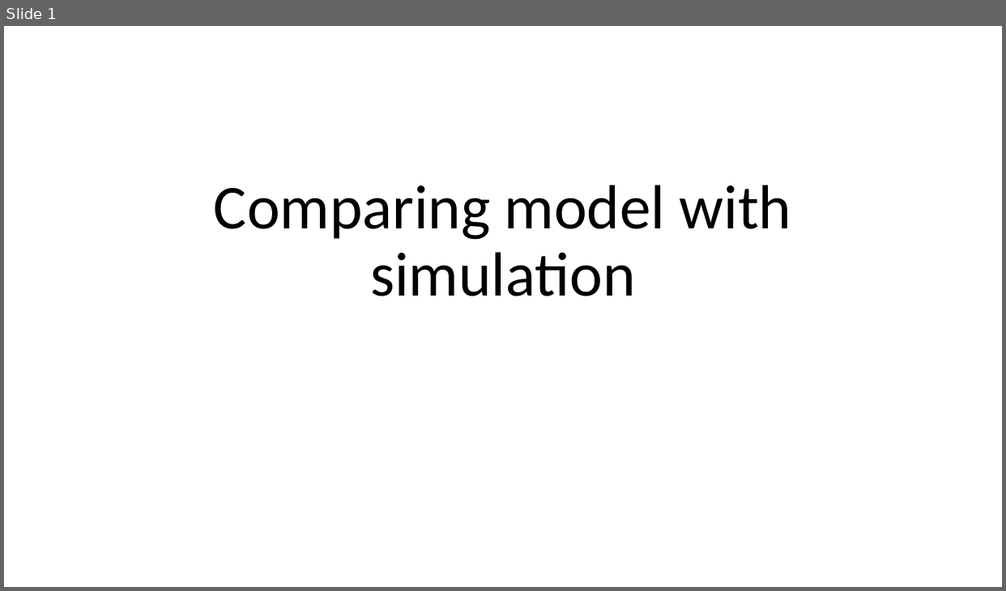
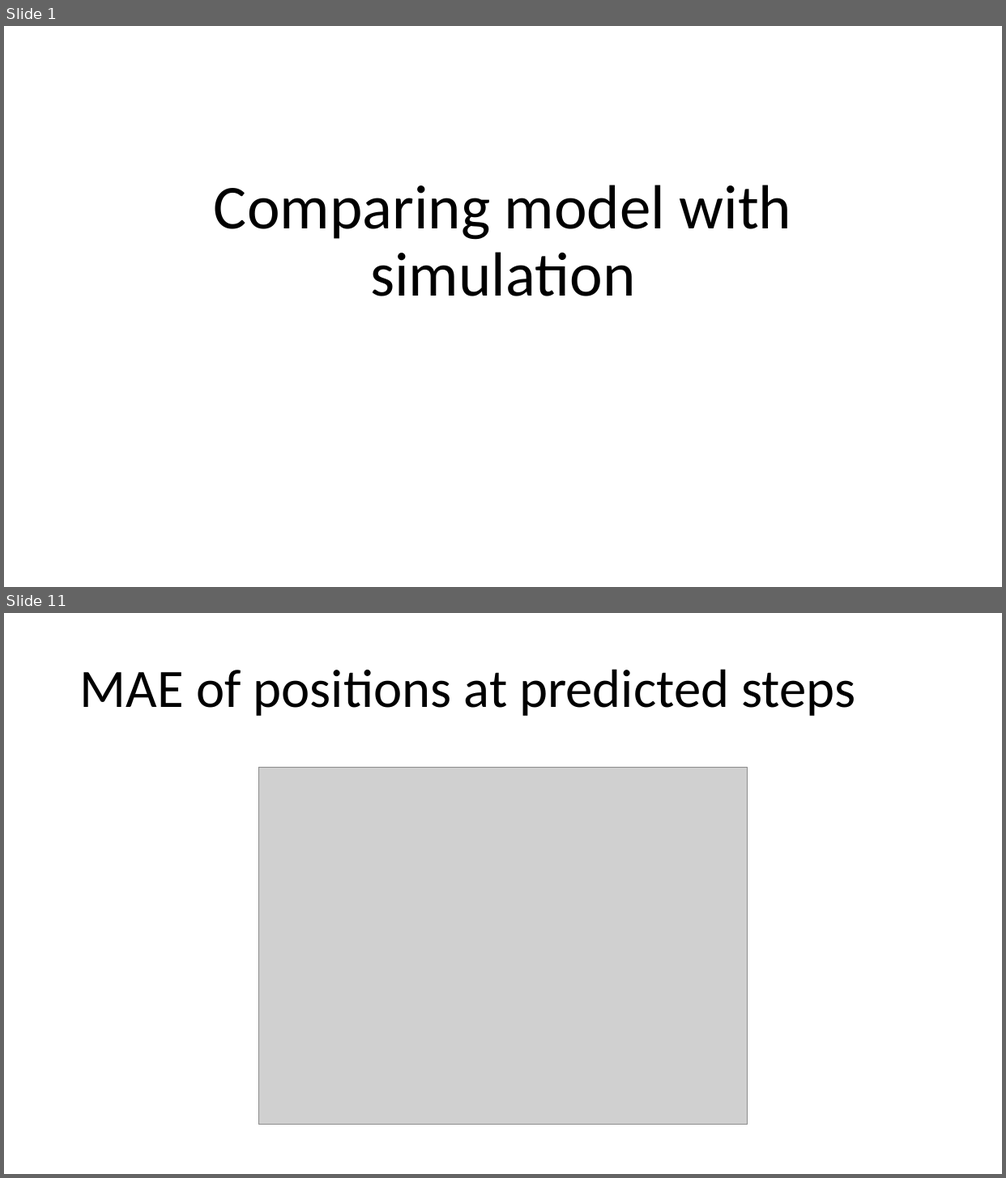
Before and after one commit to BirkDissing/Gemma_group, a slide deck: Master thesis/Meetings/06-03 Comparing model and simulation.pptx. Shown one above the other, each under a label of ours: slide 1 before the commit, slides 1 and 11 after it; the slides between them are not shown. The pictures are 1006x591 and 1006x1178 pixels, drawn with LibreOffice and Linux fonts; fonts in the diff are those of the drawing; grey boxes stand for pictures. Boxes give left, top, right and bottom in pixels: in the first picture for what was removed or moved away, otherwise in the second. Text is boxed around its words. In the diff, an @@ line names an element or a change of style, - is before the commit and + after.

```diff
--- a/Master thesis/Meetings/06-03 Comparing model and simulation.pptx
+++ b/Master thesis/Meetings/06-03 Comparing model and simulation.pptx
@@ slide 11 added at (4,613,1002,1174), background #FFFFFF @@
@@ title added at (80,669,855,716), 52 pt, text #000000 @@
+MAE of positions at predicted steps
@@ picture added at (258,768,748,1125) @@
```
Also in this commit, not shown: 11 other slides added, 5 slides removed, 5 other files.
